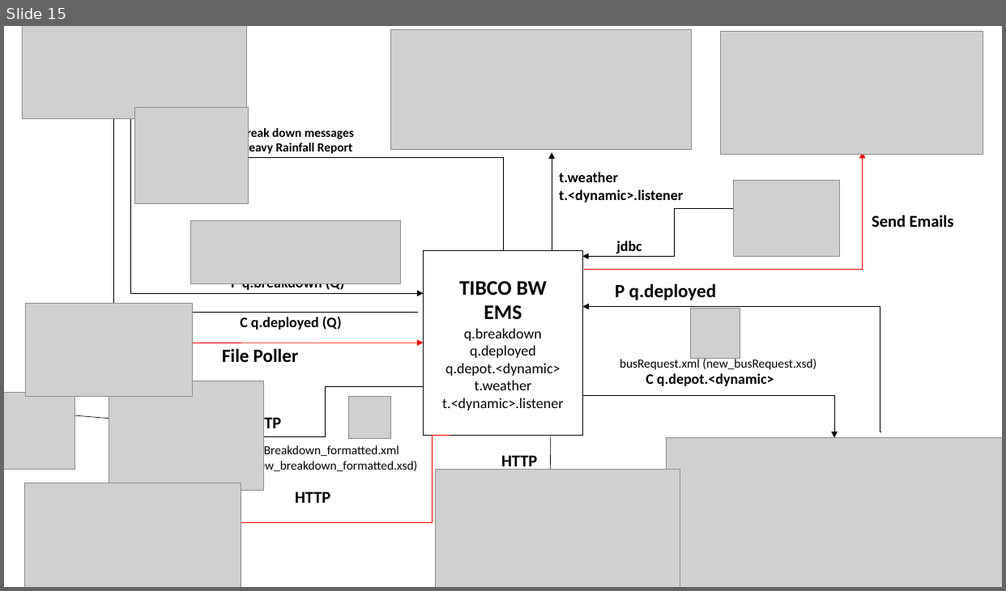
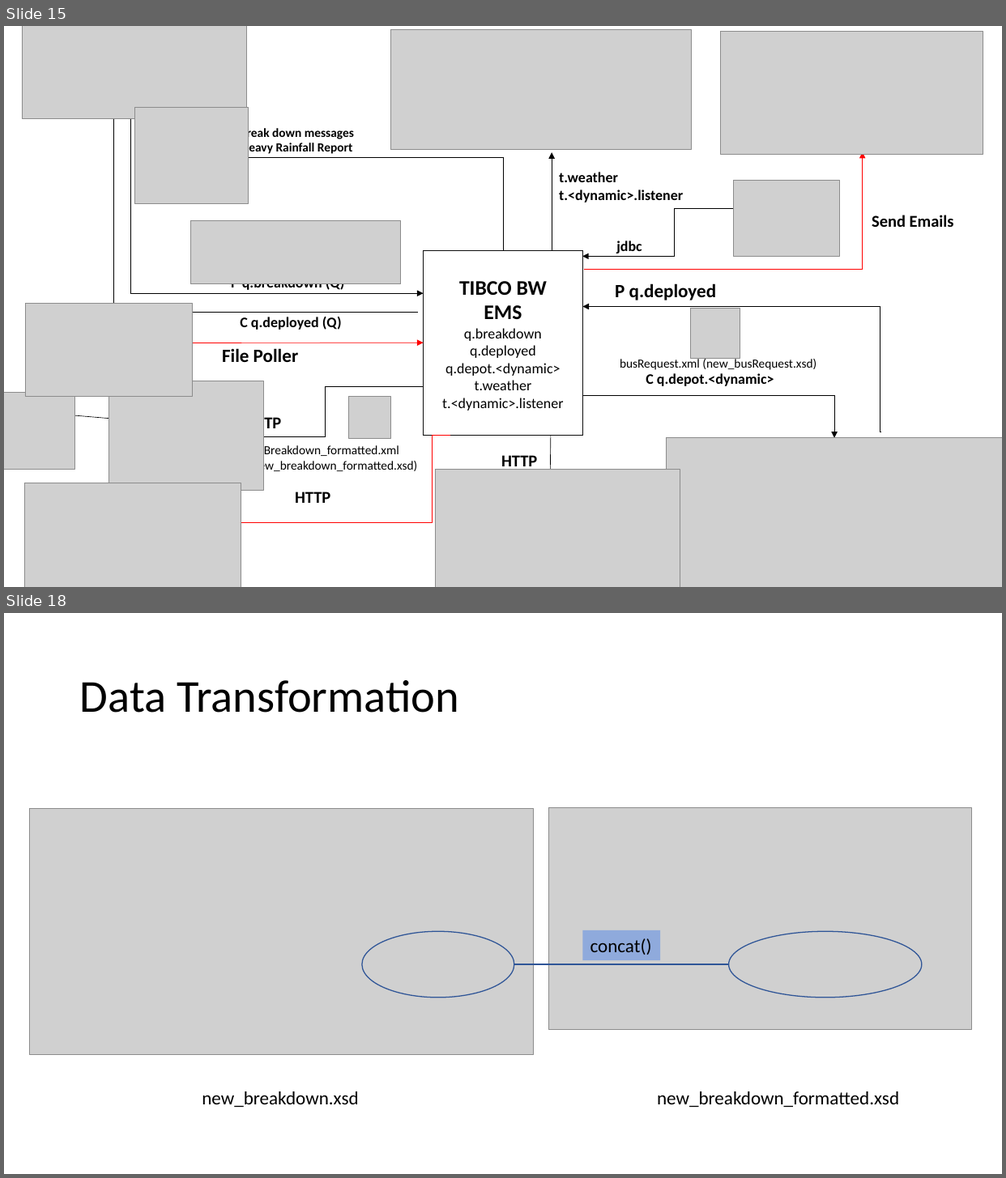
Before and after one commit to eugene-choy-2016/EI_Project, a slide deck: Documentations/EI Presentation.pptx. Shown one above the other, each under a label of ours: slide 15 before the commit, slides 15 and 18 after it; the slides between them are not shown. The pictures are 1006x591 and 1006x1178 pixels, drawn with LibreOffice and Linux fonts; fonts in the diff are those of the drawing; grey boxes stand for pictures. Boxes give left, top, right and bottom in pixels: in the first picture for what was removed or moved away, otherwise in the second. Text is boxed around its words. In the diff, an @@ line names an element or a change of style, - is before the commit and + after.

```diff
--- a/Documentations/EI Presentation.pptx
+++ b/Documentations/EI Presentation.pptx
@@ slide 18 added at (4, 613, 1002, 1174), background #FFFFFF @@
@@ title added at (80, 680, 459, 713), 44 pt, text #000000 @@
+Data Transformation
@@ picture added at (29, 808, 533, 1054) @@
@@ picture added at (549, 808, 971, 1030) @@
@@ ellipse added at (362, 932, 513, 998), outline #2F5597 1 pt @@
@@ rectangle added at (582, 931, 661, 960), fill #8FAADC, 18 pt, text #000000 @@
+concat()
@@ ellipse added at (729, 932, 922, 998), outline #2F5597 1 pt @@
@@ line added from (514, 965) to (729, 965), #2F5597 1.5 pt @@
@@ text added at (202, 1092, 358, 1107), 18 pt, text #000000 @@
+new_breakdown.xsd
@@ text added at (657, 1092, 899, 1107), 18 pt, text #000000 @@
+new_breakdown_formatted.xsd
```
Also in this commit, not shown: 1 slide changed, 3 other slides added, 2 slides removed, 4 other files.
